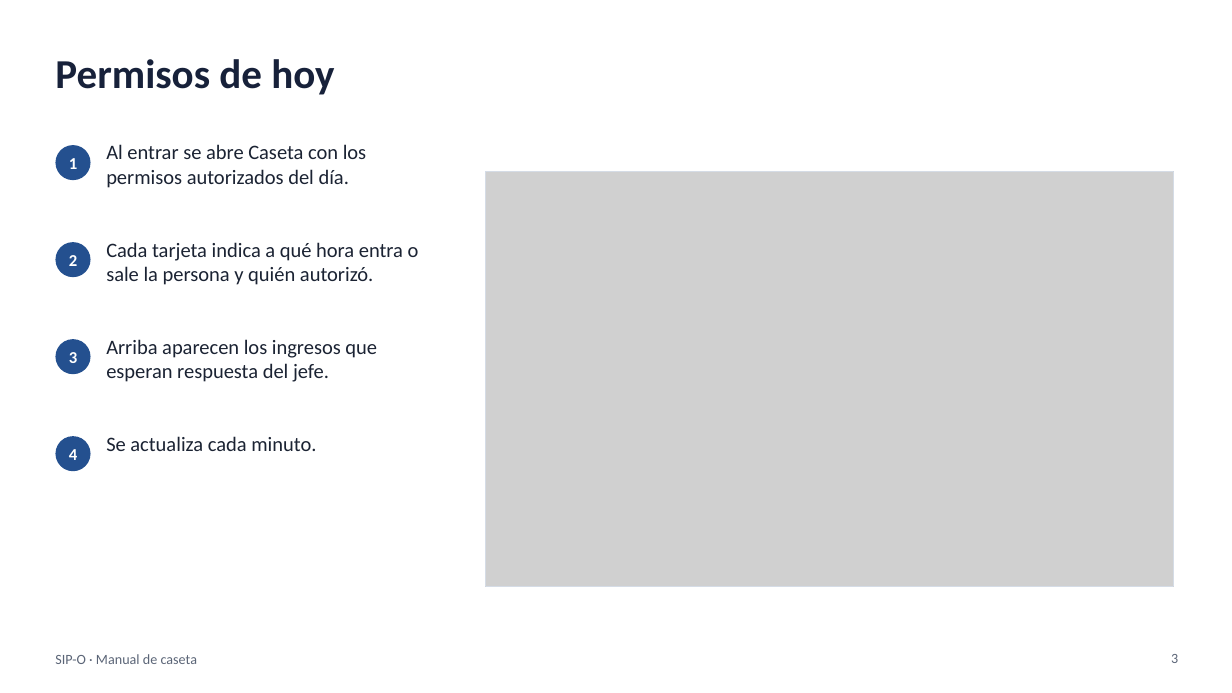
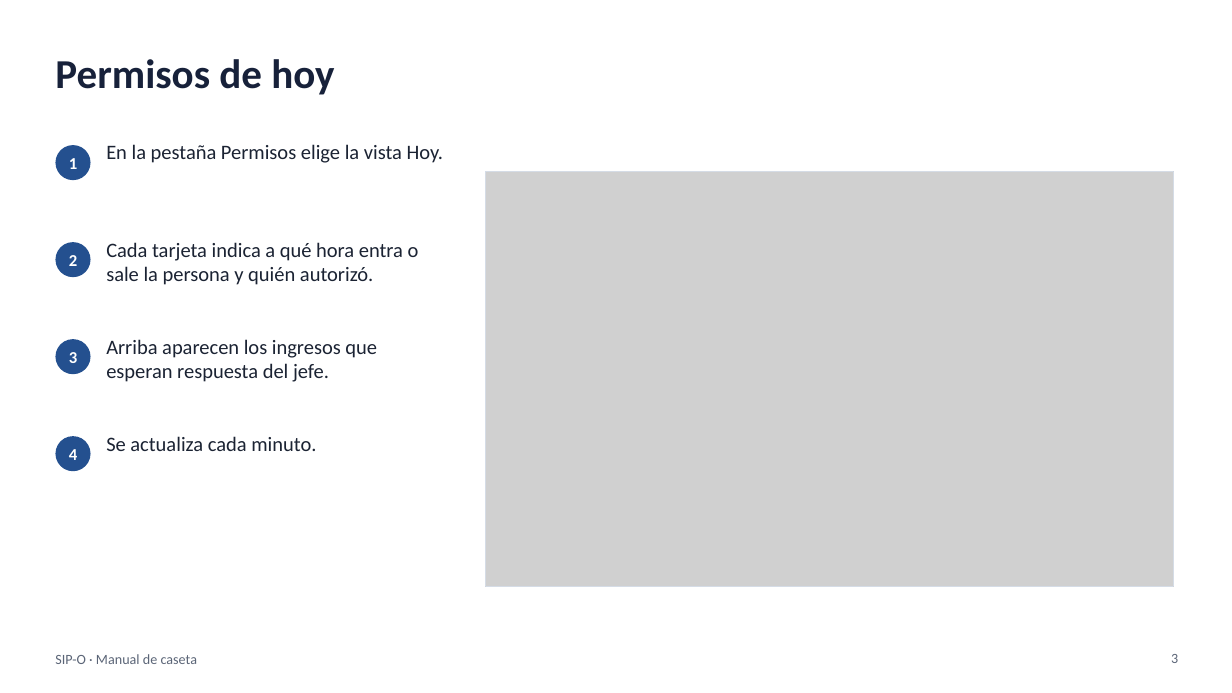
Before and after one commit to FelipeReyesReyes2102/Sistema-Integral-de-Personal, a slide deck: slide 3 of docs/manuales/presentaciones/SIP-O - Manual de caseta.pptx. Drawn at 1232x693 pixels with LibreOffice and Linux fonts; fonts in the diff are those of the drawing; grey boxes stand for pictures. Boxes give left, top, right and bottom in pixels: in the first picture for what was removed or moved away, otherwise in the second. Text is boxed around its words. In the diff, an @@ line names an element or a change of style, - is before the commit and + after.

```diff
--- a/docs/manuales/presentaciones/SIP-O - Manual de caseta.pptx
+++ b/docs/manuales/presentaciones/SIP-O - Manual de caseta.pptx
@@ text at box(106, 144, 443, 163): text changed @@
-Al entrar se abre Caseta con los permisos autorizados del día.
+En la pestaña Permisos elige la vista Hoy.
```
Also in this commit, not shown: 1 other slide changed, 1 slide added, 32 other files.
